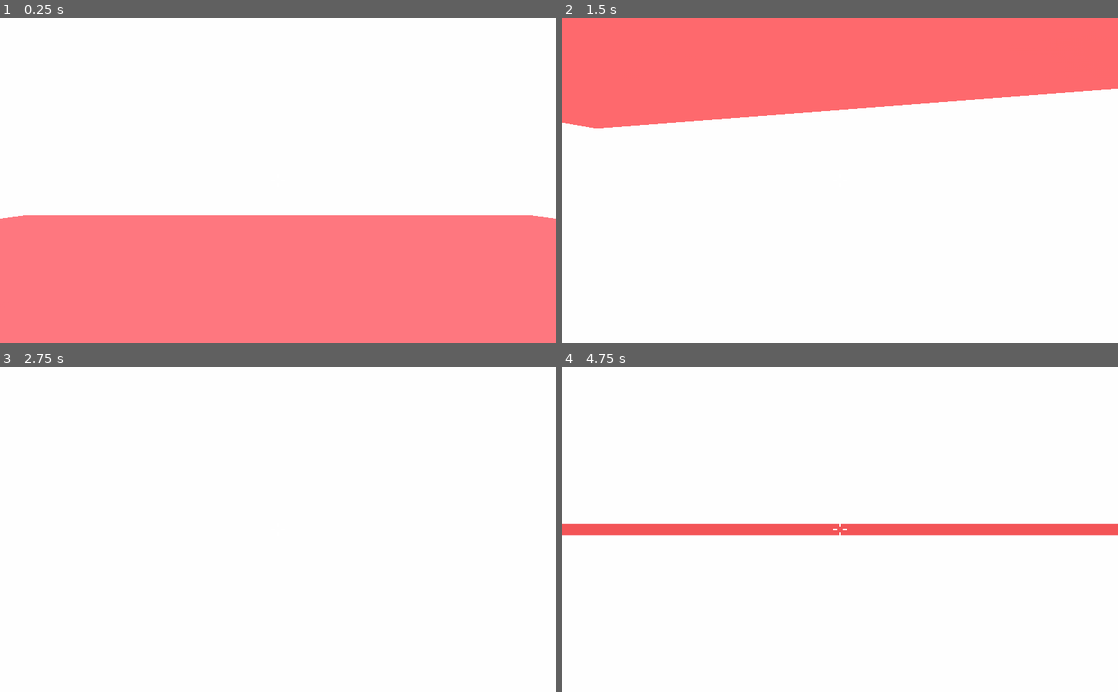
Above: before the commit, frames 1-4 (two rows, left to right).
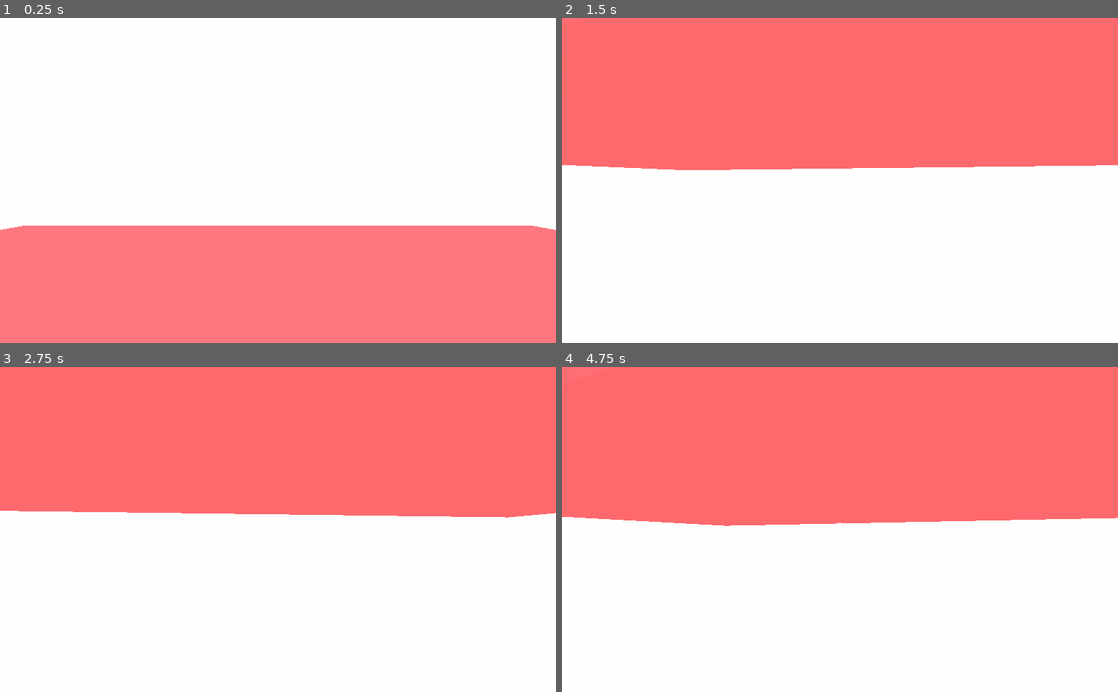
Above: after the commit, the same moments.

Repository: MilkAndBanana01/GODOT-FPS-Toolkit
Game: Godot game, scene res://World/World.tscn
Two runs of this game, one before a commit and one after it. Both use one fixed random seed, a clock stepped at 60 frames per second and the inputs below. A sky picture missing from this copy of the repository is replaced by a grey-blue gradient.
Inputs (mouse positions are in pixels of both pictures, inside the frame that each line leads up to):
- Up to frame 1 (0.25 s): no input
- Up to frame 2 (1.5 s): move the mouse to (867, 180) at 0.52 s; hold Ctrl (crouch) 0.53-1.28 s; hold W (move_forward) from 0.53 s (still down); tap Space (jump) at 0.77, 1.07 s; tap Shift (run) at 0.8, 1.35 s; move the mouse to (812, 180) at 1.27 s
- Up to frame 3 (2.75 s): keep holding W (move_forward); tap Space (jump) at 1.52, 1.55, 1.82 s; move the mouse to (289, 523) at 2.02 s; hold Space (jump) from 2.03 s (still down); tap Ctrl (crouch) at 2.3 s
- Up to frame 4 (4.75 s): keep holding W (move_forward); move the mouse to (834, 536) at 2.77 s; release Space (jump) at 2.78 s; tap Ctrl (crouch) at 2.85, 4.55 s; tap Space (jump) at 3.02, 3.32, 4.52 s; tap Shift (run) at 3.05, 4.35 s; move the mouse to (878, 532) at 3.52 s; hold Space (jump) 3.53-4.28 s; tap E (interact) at 3.6 s; move the mouse to (795, 526) at 4.27 s

The runs differ from the first frame. In frame 1, 3.2% of the frame differs, in the area x 0-100%, y 60-66%; in frame 2, 18%; in frame 3, 45%; in frame 4, 51%, in the area x 0-100%, y 0-52%.

Commit message:
Check Ceiling and Floor raycasts update

Diff:
--- a/GODOT FPS Toolkit (Godot 3.4)/Player/Abilities/Movement/Crouch/Crouch.gd
+++ b/GODOT FPS Toolkit (Godot 3.4)/Player/Abilities/Movement/Crouch/Crouch.gd
@@ -12,17 +12,26 @@
 var capsule = CapsuleShape.new()
 var raycast = RayCast.new()
 
-func _ready() -> void:
-	raycast.name = "CheckCeiling"
-	raycast.enabled = true
-	raycast.cast_to = Vector3(0,0.5,0)
-	raycast.translation.y = ((AP.movementNode.height - crouchHeight) / 2)
-	AP.player.call_deferred('add_child',raycast)
+#func _ready() -> void:
+#	raycast.name = "CheckCeiling"
+#	raycast.enabled = true
+#	raycast.cast_to = Vector3(0,0.5,0)
+#	raycast.translation.y = ((AP.movementNode.height - crouchHeight) / 2)
+#	AP.player.call_deferred('add_child',raycast)
+#
+#	collision.name = "InstantCrouch"
+#	capsule.height = crouchHeight
+#	capsule.radius = 0.5
+#	collision.set_shape(capsule)
+#	collision.rotate_x(deg2rad(90))
+#	AP.player.call_deferred('add_child',collision)
+#	collision.translation.y = -((AP.movementNode.height - crouchHeight) / 2)
 
-	collision.name = "InstantCrouch"
-	capsule.height = crouchHeight
-	capsule.radius = 0.5
-	collision.set_shape(capsule)
-	collision.rotate_x(deg2rad(90))
-	AP.player.call_deferred('add_child',collision)
-	collision.translation.y = -((AP.movementNode.height - crouchHeight) / 2)
+func _input(event: InputEvent) -> void:
+	if Input.is_action_pressed('crouch') and (AP.player.is_on_floor() or (AP.crouchNode.allowMidAir and (AP.crouchNode.midAirConfiguration == 0 or AP.crouchNode.midAirConfiguration > 1)))\
+	and (AP.runNode.allowRunningWhileCrouching or not Input.is_action_pressed('run')):
+		AP.movementNode.crouchCol.disabled = false
+		AP.movementNode.baseCol.disabled = true
+	elif not AP.crouchNode.raycast.is_colliding():
+		AP.movementNode.crouchCol.disabled = true
+		AP.movementNode.baseCol.disabled = false
--- a/GODOT FPS Toolkit (Godot 3.4)/Player/Abilities/Movement/Dash/Dash.gd
+++ b/GODOT FPS Toolkit (Godot 3.4)/Player/Abilities/Movement/Dash/Dash.gd
@@ -18,11 +18,11 @@
 var extraSpeed := Vector3()
 var forward := true
 
-func _ready() -> void:
-	timer.one_shot = true
-	timer.wait_time = cooldown
-	timer.name = "DashTimer"
-	AP.player.call_deferred('add_child',timer)
+#func _ready() -> void:
+#	timer.one_shot = true
+#	timer.wait_time = cooldown
+#	timer.name = "DashTimer"
+#	AP.player.call_deferred('add_child',timer)
 
 func _input(event: InputEvent) -> void:
 	if dashInput == 0:
--- a/GODOT FPS Toolkit (Godot 3.4)/Player/Abilities/Movement/Gravity/Gravity.gd
+++ b/GODOT FPS Toolkit (Godot 3.4)/Player/Abilities/Movement/Gravity/Gravity.gd
@@ -6,7 +6,6 @@
 var jumping = false
 var jumpCount : int
 
-onready var raycast = RayCast.new()
 
 onready var grav_enabled = get_node("Gravity Settings").enabled
 onready var grav_style = get_node("Gravity Settings").gravityStyle
@@ -18,22 +17,22 @@
 onready var jump_limit = get_node("Jump Settings").jumpLimit
 onready var jump_updateDirection = get_node("Jump Settings").updateDirection
 
-func _ready() -> void:
-	if not Engine.editor_hint:
-		var height = get_parent().height
-		raycast.translation.y = ((-height + 1)/2)
-		raycast.cast_to = Vector3(0,-1.01,0)
-		raycast.enabled = true
-		AP.player.call_deferred('add_child',raycast)
+#func _ready() -> void:
+#	if not Engine.editor_hint:
+#		var height = get_parent().height
+#		raycast.translation.y = ((-height + 1)/2)
+#		raycast.cast_to = Vector3(0,-1.01,0)
+#		raycast.enabled = true
+#		AP.player.call_deferred('add_child',raycast)
 
-func updateHeight(h):
-	raycast.translation.y = ((-h + 1)/2)
+#func updateHeight(h):
+#	raycast.translation.y = ((-h + 1)/2)
 
 func _physics_process(delta: float) -> void:
 	if Engine.is_editor_hint() == false and grav_enabled:
-		if raycast.is_colliding() and not Input.is_action_pressed('jump'):
+		if AP.movementNode.checkFloor.is_colliding() and not Input.is_action_pressed('jump'):
 			jumpCount = 0
-		if raycast.is_colliding():
+		if AP.movementNode.checkFloor.is_colliding():
 			gravityVec = Vector3.ZERO
 			snapVec = -AP.player.get_floor_normal()
 		if Input.is_action_just_pressed('jump') and jumpCount < jump_limit:
--- a/GODOT FPS Toolkit (Godot 3.4)/Player/Abilities/Movement/Move/Move.gd
+++ b/GODOT FPS Toolkit (Godot 3.4)/Player/Abilities/Movement/Move/Move.gd
@@ -41,13 +41,6 @@
 			if Input.is_action_just_pressed('jump') and AP.gravityNode.jumpCount < AP.jumpNode.jumpLimit:
 				movePlayer()
 				retroMovement(speed + airMomentumSpeed)
-	if Input.is_action_pressed('crouch') and (AP.player.is_on_floor() or (AP.crouchNode.allowMidAir and (AP.crouchNode.midAirConfiguration == 0 or AP.crouchNode.midAirConfiguration > 1)))\
-	and (AP.runNode.allowRunningWhileCrouching or not Input.is_action_pressed('run')):
-		AP.crouchNode.collision.disabled = false
-		AP.movementNode.collision.disabled = true
-	elif not AP.crouchNode.raycast.is_colliding():
-		AP.crouchNode.collision.disabled = true
-		AP.movementNode.collision.disabled = false
 
 func _physics_process(delta: float) -> void:
 	if not Engine.editor_hint:
--- a/GODOT FPS Toolkit (Godot 3.4)/Player/Abilities/Movement/Movement.gd
+++ b/GODOT FPS Toolkit (Godot 3.4)/Player/Abilities/Movement/Movement.gd
@@ -13,6 +13,8 @@
 
 var baseCol
 var crouchCol
+var checkCeiling
+var checkFloor
 
 func addingEvent(pos,i):
 	var inputEvent = InputEventKey.new()
@@ -34,6 +36,8 @@
 	addCollision()
 	print(baseCol)
 	print(crouchCol)
+	print(checkCeiling)
+	print(checkFloor)
 
 func addCollision():
 	var tallestHeight = 0
@@ -44,6 +48,17 @@
 				tallestHeight = i.shape.height
 			else:
 				crouchCol = i
+		if i is RayCast:
+			checkFloor = i
+	for i in crouchCol.get_children():
+		if i is RayCast:
+			checkCeiling = i
+
+	baseCol.shape.height = height
+	crouchCol.shape.height = AP.crouchNode.crouchHeight
+	crouchCol.translation = Vector3(0,-((baseCol.shape.height - crouchCol.shape.height) / 2),0)
+	checkCeiling.cast_to = Vector3(0,2 + ((baseCol.shape.height - crouchCol.shape.height) / 2),0)
+	checkFloor.cast_to = Vector3(0,0.5 + (baseCol.shape.height / 2),0)
 
 #	if AP.player.get_node_or_null('Collision') == null:
 #		collision.name = "Collision"
--- a/GODOT FPS Toolkit (Godot 3.4)/Player/Player.tscn
+++ b/GODOT FPS Toolkit (Godot 3.4)/Player/Player.tscn
@@ -6,16 +6,17 @@
 
 [sub_resource type="CapsuleShape" id=1]
 radius = 0.5
-height = 2.0
+height = 3.0
 
 [sub_resource type="CapsuleShape" id=2]
 radius = 0.5
+height = 0.5
 
 [node name="Player" type="KinematicBody"]
 
 [node name="Movement" parent="." instance=ExtResource( 1 )]
 
-[node name="Gravity Settings" parent="Movement/Gravity" index="0"]
+[node name="Air Momentum Settings" parent="Movement/Move" index="1"]
 enabled = false
 
 [node name="Jump Settings" parent="Movement/Gravity" index="1"]
@@ -45,13 +46,14 @@
 shape = SubResource( 1 )
 
 [node name="CrouchCol" type="CollisionShape" parent="."]
-transform = Transform( 1, 0, 0, 0, -4.37114e-08, -1, 0, 1, -4.37114e-08, 0, -1, 0 )
+transform = Transform( 1, 0, 0, 0, -4.37114e-08, -1, 0, 1, -4.37114e-08, 0, -1.25, 0 )
 shape = SubResource( 2 )
 
 [node name="CheckCeiling" type="RayCast" parent="CrouchCol"]
-transform = Transform( 1, 0, 0, 0, -4.37114e-08, 1, 0, -1, -4.37114e-08, 0, -4.37114e-08, -1 )
+transform = Transform( 1, 0, 0, 0, -4.37114e-08, 1, 0, -1, -4.37114e-08, 0, 0, 0 )
 enabled = true
-cast_to = Vector3( 0, 0.5, 0 )
+cast_to = Vector3( 0, 3.25, 0 )
+debug_shape_custom_color = Color( 1, 0, 0, 1 )
 
 [node name="Head" type="Spatial" parent="."]
 transform = Transform( 1, 0, 0, 0, 1, 0, 0, 0, 1, 0, 1.5, 0 )
@@ -59,7 +61,11 @@
 [node name="Camera" type="Camera" parent="Head"]
 current = true
 
-[node name="RayCast" type="RayCast" parent="."]
+[node name="CheckFloor" type="RayCast" parent="."]
+transform = Transform( 1, 0, 0, 0, 1, 0, 0, 0, 1, 0, -2, 0 )
+enabled = true
+cast_to = Vector3( 0, -0.1, 0 )
+debug_shape_custom_color = Color( 0.0784314, 0, 1, 1 )
 
 [editable path="Movement"]
 [editable path="Movement/Move"]
--- a/GODOT FPS Toolkit (Godot 3.4)/Player/UI/HUD/HUD.gd
+++ b/GODOT FPS Toolkit (Godot 3.4)/Player/UI/HUD/HUD.gd
@@ -12,6 +12,7 @@
 		findImg(crosshairFolderPath)
 	crosshair.position = Vector2(OS.get_window_size().x,OS.get_window_size().y) / 2
 	crosshair.scale = Vector2(0.5,0.5)
+	crosshair.name = "Crosshair"
 	AP.player.call_deferred("add_child",crosshair)
 
 func findImg(path):
--- a/GODOT FPS Toolkit (Godot 3.4)/World/World.tscn
+++ b/GODOT FPS Toolkit (Godot 3.4)/World/World.tscn
@@ -23,14 +23,11 @@
 transform = Transform( 1, 0, 0, 0, 1, 0, 0, 0, 1, 0, 4.30265, 0 )
 
 [node name="Movement" parent="Player" index="0"]
-height = 2.0
+height = 3.0
 
 [node name="Movement Settings" parent="Player/Movement/Move" index="0"]
 movementStyle = 1
 acceleration = 6.455
-
-[node name="Air Momentum Settings" parent="Player/Movement/Move" index="1"]
-enabled = false
 
 [node name="Gravity Settings" parent="Player/Movement/Gravity" index="0"]
 gravityRate = 18.527
